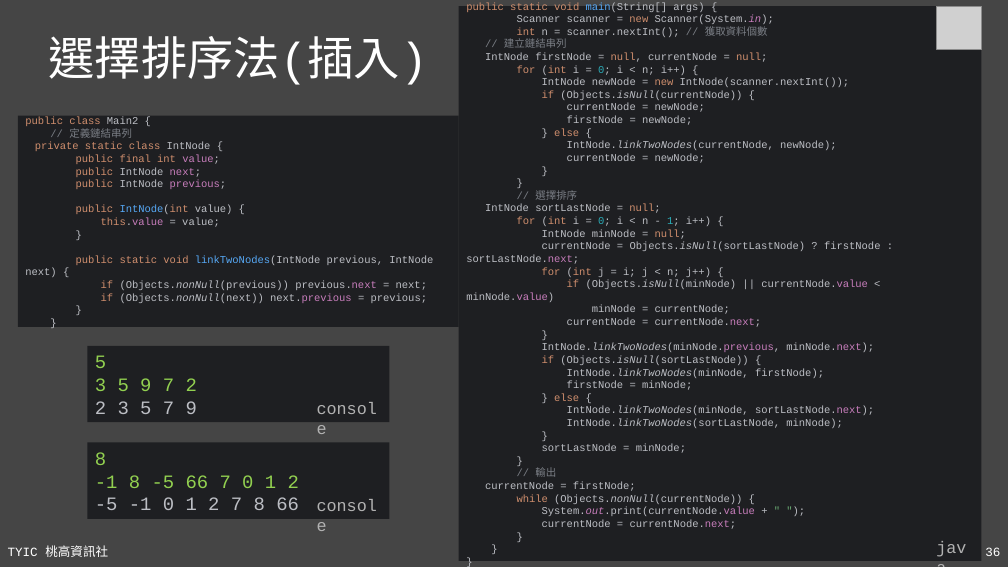
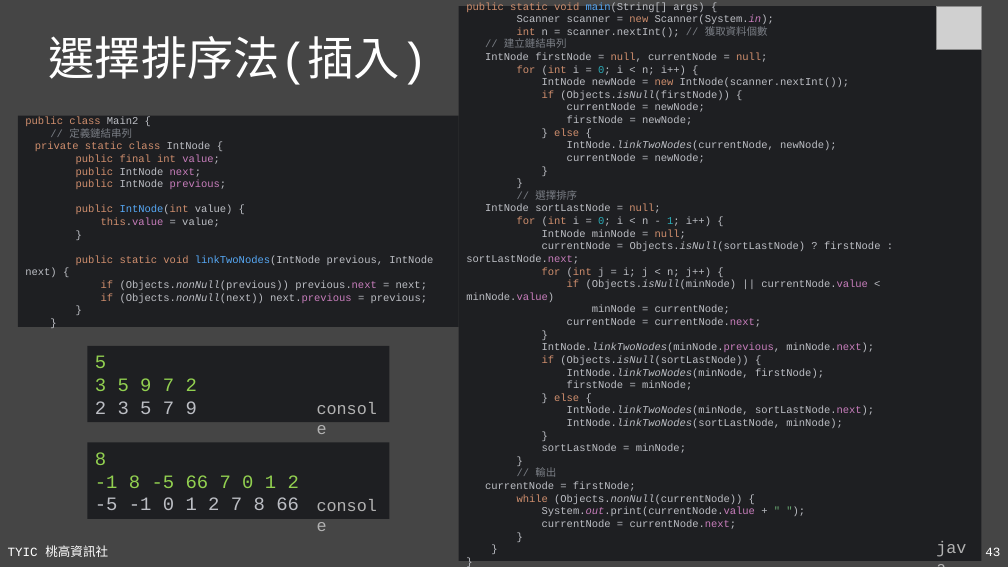
Before and after one commit to TYSHIC/slides, a slide deck: slide 43 of ppt/90_基礎資料結構與演算法.pptx (slide 36 before the commit). Drawn at 1008x567 pixels with LibreOffice and Linux fonts; fonts in the diff are those of the drawing; grey boxes stand for pictures. Boxes give left, top, right and bottom in pixels: in the first picture for what was removed or moved away, otherwise in the second. Text is boxed around its words. In the diff, an @@ line names an element or a change of style, - is before the commit and + after.

```diff
--- a/ppt/90_基礎資料結構與演算法.pptx
+++ b/ppt/90_基礎資料結構與演算法.pptx
@@ text in rectangle at bbox=[466, 2, 881, 529]: text changed @@
-public static void main(String[] args) {
-Scanner scanner = new Scanner(System.in);
-int n = scanner.nextInt(); // 獲取資料個數
-// 建立鏈結串列
-IntNode firstNode = null, currentNode = null;
-for (int i = 0; i < n; i++) {
-IntNode newNode = new IntNode(scanner.nextInt());
-if (Objects.isNull(currentNode)) {
-currentNode = newNode;
-firstNode = newNode;
-} else {
-IntNode.linkTwoNodes(currentNode, newNode);
-currentNode = newNode;
-}
-}
-// 選擇排序
-IntNode sortLastNode = null;
-for (int i = 0; i < n - 1; i++) {
-IntNode minNode = null;
-currentNode = Objects.isNull(sortLastNode) ? firstNode : sortLastNode.next;
-for (int j = i; j < n; j++) {
-if (Objects.isNull(minNode) || currentNode.value < minNode.value)
-minNode = currentNode;
-currentNode = currentNode.next;
-}
-IntNode.linkTwoNodes(minNode.previous, minNode.next);
-if (Objects.isNull(sortLastNode)) {
-IntNode.linkTwoNodes(minNode, firstNode);
-firstNode = minNode;
-} else {
-IntNode.linkTwoNodes(minNode, sortLastNode.next);
-IntNode.linkTwoNodes(sortLastNode, minNode);
-}
-sortLastNode = minNode;
-}
-// 輸出
-currentNode = firstNode;
-while (Objects.nonNull(currentNode)) {
-System.out.print(currentNode.value + " ");
-currentNode = currentNode.next;
-}
-}
-}
+public static void main(String[] args) {
+Scanner scanner = new Scanner(System.in);
+int n = scanner.nextInt(); // 獲取資料個數
+// 建立鏈結串列
+IntNode firstNode = null, currentNode = null;
+for (int i = 0; i < n; i++) {
+IntNode newNode = new IntNode(scanner.nextInt());
+if (Objects.isNull(firstNode)) {
+currentNode = newNode;
+firstNode = newNode;
+} else {
+IntNode.linkTwoNodes(currentNode, newNode);
+currentNode = newNode;
+}
+}
+// 選擇排序
+IntNode sortLastNode = null;
+for (int i = 0; i < n - 1; i++) {
+IntNode minNode = null;
+currentNode = Objects.isNull(sortLastNode) ? firstNode : sortLastNode.next;
+for (int j = i; j < n; j++) {
+if (Objects.isNull(minNode) || currentNode.value < minNode.value)
+minNode = currentNode;
+currentNode = currentNode.next;
+}
+IntNode.linkTwoNodes(minNode.previous, minNode.next);
+if (Objects.isNull(sortLastNode)) {
+IntNode.linkTwoNodes(minNode, firstNode);
+firstNode = minNode;
+} else {
+IntNode.linkTwoNodes(minNode, sortLastNode.next);
+IntNode.linkTwoNodes(sortLastNode, minNode);
+}
+sortLastNode = minNode;
+}
+// 輸出
+currentNode = firstNode;
+while (Objects.nonNull(currentNode)) {
+System.out.print(currentNode.value + " ");
+currentNode = currentNode.next;
+}
+}
+}
@@ page number at bbox=[985, 547, 1000, 556]: text changed @@
-36
+43
```
Also in this commit, not shown: 18 other slides changed, 13 slides added, 1 slide removed, 13 other files.
